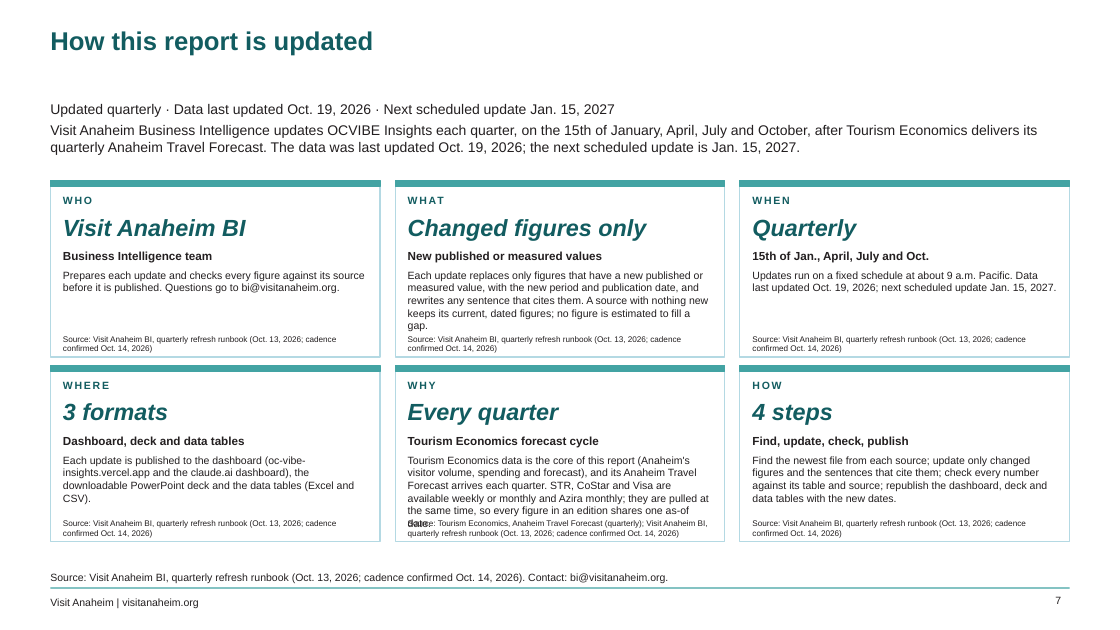
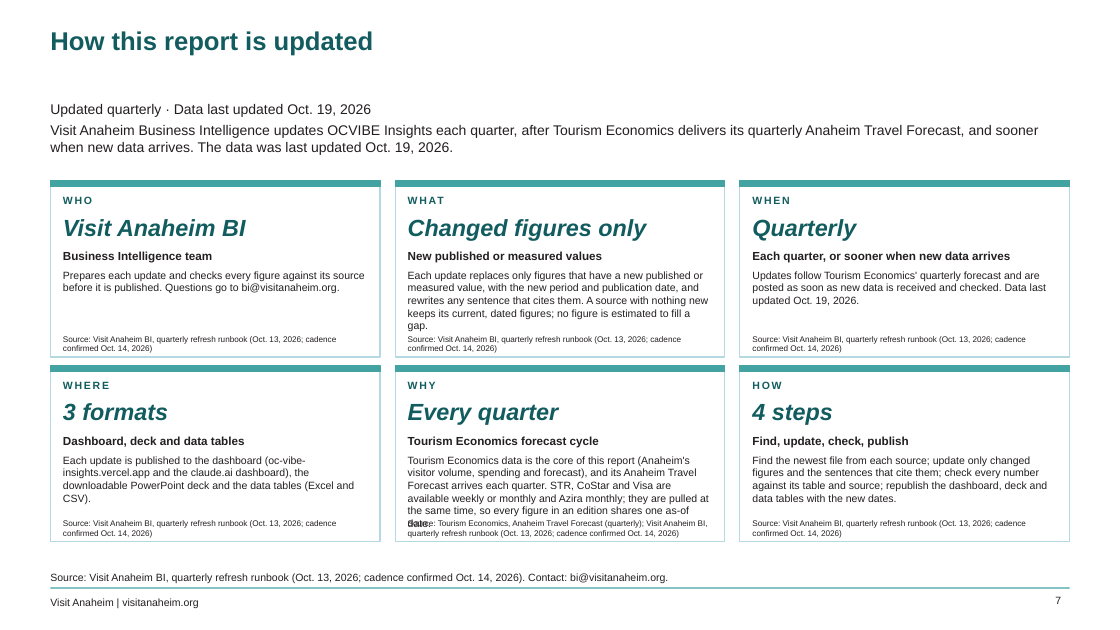
Before and after one commit to bi-visitanaheim/oc-vibe-insights, a slide deck: slide 7 of pipeline/OC_Vibe_Insights.pptx. Drawn at 1120x630 pixels with LibreOffice and Linux fonts; fonts in the diff are those of the drawing; background and template pictures are left out. Boxes give left, top, right and bottom in pixels: in the first picture for what was removed or moved away, otherwise in the second. Text is boxed around its words. In the diff, an @@ line names an element or a change of style, - is before the commit and + after.

```diff
--- a/pipeline/OC_Vibe_Insights.pptx
+++ b/pipeline/OC_Vibe_Insights.pptx
@@ text at [50, 104, 371, 117]: text changed @@
-Updated quarterly · Data last updated Oct. 19, 2026 · Next scheduled update Jan. 15, 2027
+Updated quarterly · Data last updated Oct. 19, 2026
@@ text at [50, 125, 1039, 155]: text changed @@
-Visit Anaheim Business Intelligence updates OCVIBE Insights each quarter, on the 15th of January, April, July and October, after Tourism Economics delivers its quarterly Anaheim Travel Forecast. The data was last updated Oct. 19, 2026; the next scheduled update is Jan. 15, 2027.
+Visit Anaheim Business Intelligence updates OCVIBE Insights each quarter, after Tourism Economics delivers its quarterly Anaheim Travel Forecast, and sooner when new data arrives. The data was last updated Oct. 19, 2026.
@@ text at [752, 251, 1010, 263]: text changed @@
-15th of Jan., April, July and Oct.
+Each quarter, or sooner when new data arrives
@@ text at [752, 271, 1046, 306]: text changed @@
-Updates run on a fixed schedule at about 9 a.m. Pacific. Data last updated Oct. 19, 2026; next scheduled update Jan. 15, 2027.
+Updates follow Tourism Economics' quarterly forecast and are posted as soon as new data is received and checked. Data last updated Oct. 19, 2026.
```
Also in this commit, not shown: 21 other slides changed, 16 other files.
